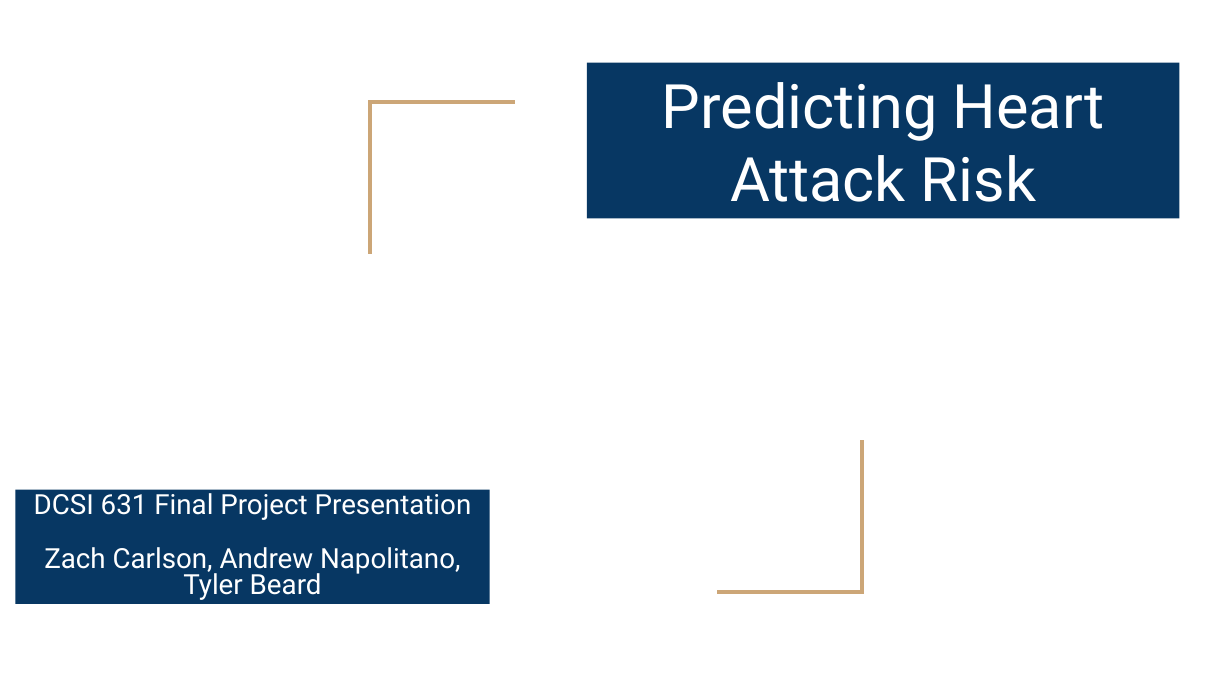
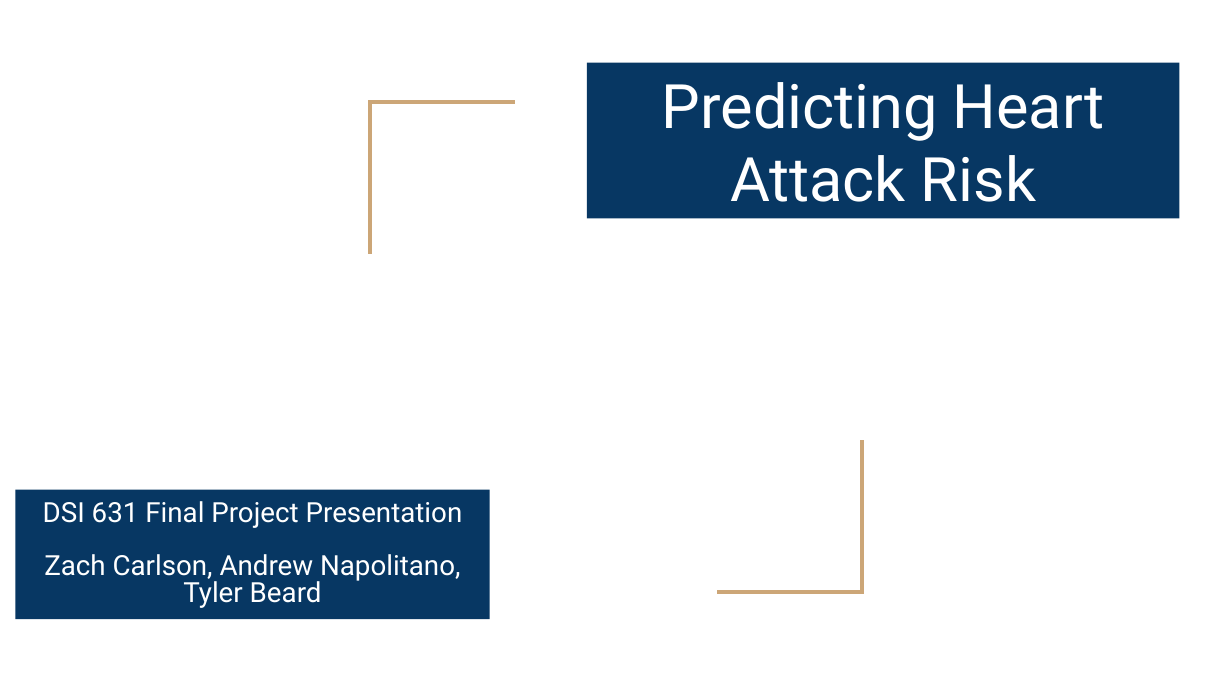
Before and after one commit to zachcarlson/HeartAttackPredictor, a slide deck: slide 1 of documents/DSCI 631 Final Project Presentation.pptx. Drawn at 1232x693 pixels with LibreOffice and Linux fonts; fonts in the diff are those of the drawing; background and template pictures are left out. Boxes give left, top, right and bottom in pixels: in the first picture for what was removed or moved away, otherwise in the second. Text is boxed around its words. In the diff, an @@ line names an element or a change of style, - is before the commit and + after.

Commit message:
typo fix

```diff
--- a/documents/DSCI 631 Final Project Presentation.pptx
+++ b/documents/DSCI 631 Final Project Presentation.pptx
@@ subtitle "DSI 631 Final Project Presentation" resized from (x1=15, y1=489, x2=489, y2=604) to (x1=15, y1=489, x2=489, y2=618) @@
@@ subtitle at (x1=43, y1=501, x2=463, y2=528): text changed @@
-DCSI 631 Final Project Presentation
+DSI 631 Final Project Presentation
```
